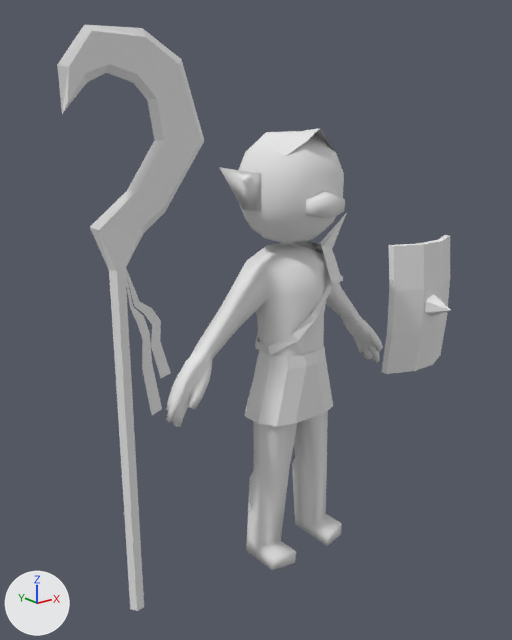
A saved change to the Blender file Resources/enemies/groblin/groblinBlend.blend.
Camera for both pictures: a camera (50 mm lens) standing at (-10.82, -12.33, 11.11) and looking at (-0.56, 0.49, 5.98). Every picture has the same lights, and +X, +Y and +Z are marked at lower left. The same objects are shown in both versions, whatever each file hides.
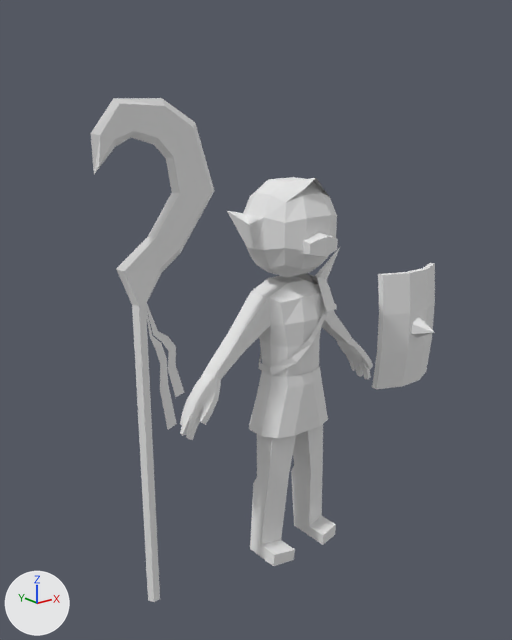
The change, as a diff of the scene's bpy script:
```diff
--- a/Resources/enemies/groblin/groblinBlend.blend.py
+++ b/Resources/enemies/groblin/groblinBlend.blend.py
@@ me_cube_007 @@
 me_cube_007.from_pydata(...)  # 667 vertices, 608 faces; spans x -5.35..6.1, y -1.42..1.05, z -0.02..12.33
 # used by ob_cube_000; location = (0.0, 0.0, 0.0)
+# me_cube_007 part 1: all faces are now shaded flat (430 of 608 changed)
 me_cube_007.materials.append(mat_material_001)
@@ ob_cube_000 @@
 ob_cube_000.location = (0.0, 0.0, 0.0)
+ob_cube_000.scale = (0.9, 0.9, 0.9)
```

Changed parts and their boxes (x1, y1, x2, y2) in the pictures (512 x 640 px):
'Cube.000', rescaled (13% narrower, 14% shorter)
    before: (57, 25, 451, 611)
    after: (91, 98, 435, 602)
part 1 of me_cube_007, shading changed
    before: (166, 128, 383, 570)
    after: (180, 177, 373, 566)
